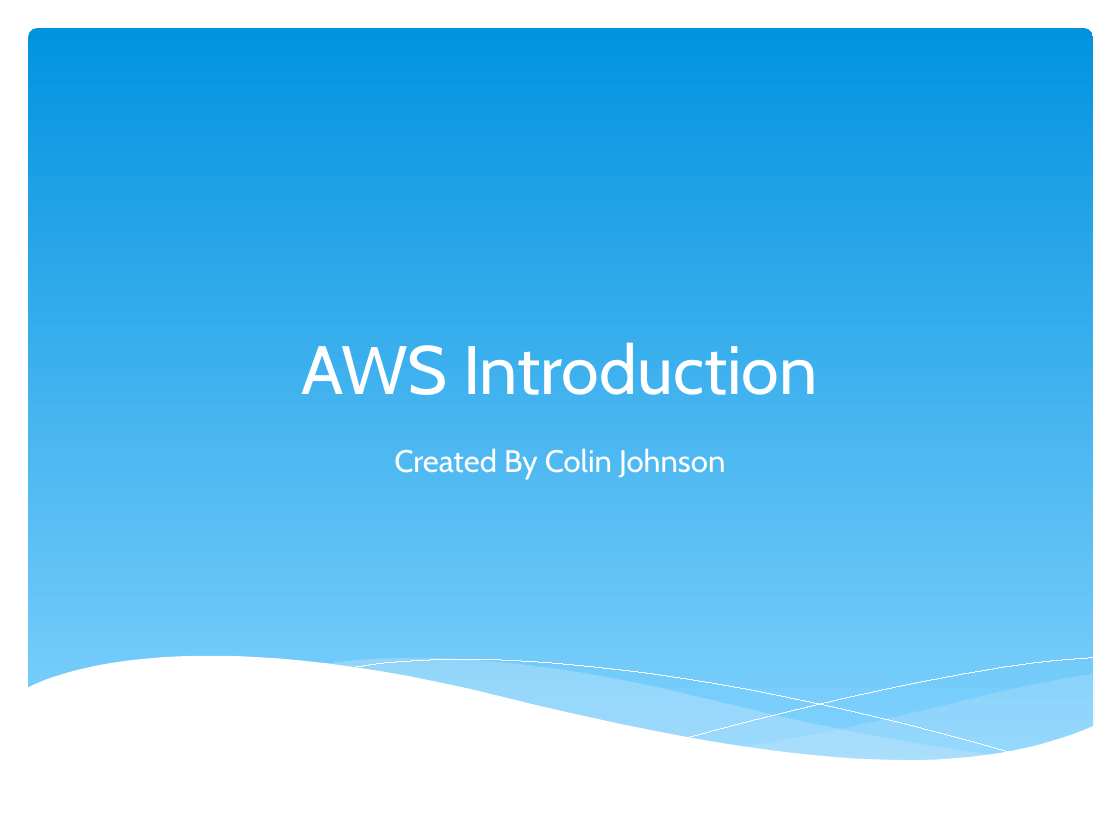
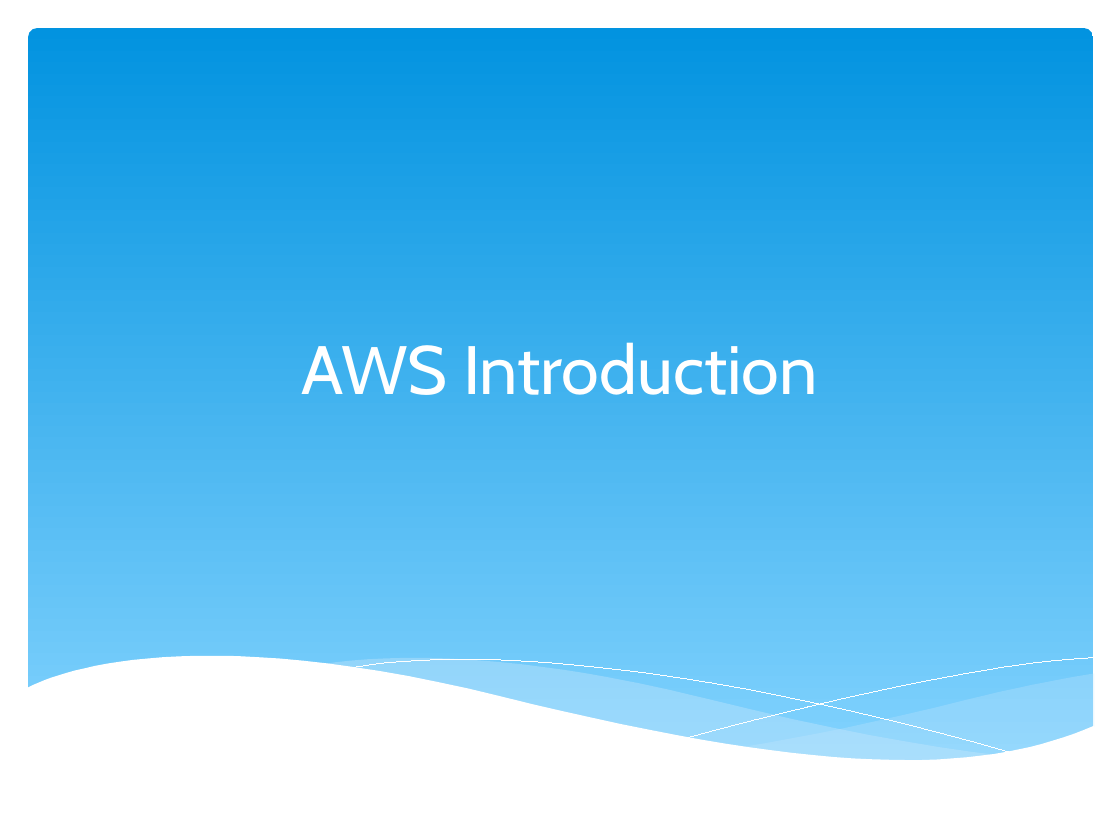
Before and after one commit to cloudavail/awstraining, a slide deck: slide 1 of aws-introduction/aws-introduction.pptx. Drawn at 1120x840 pixels with LibreOffice and Linux fonts; fonts in the diff are those of the drawing; background and template pictures are left out. Boxes give left, top, right and bottom in pixels: in the first picture for what was removed or moved away, otherwise in the second. Text is boxed around its words. In the diff, an @@ line names an element or a change of style, - is before the commit and + after.

```diff
--- a/aws-introduction/aws-introduction.pptx
+++ b/aws-introduction/aws-introduction.pptx
@@ subtitle removed at <box>394,448,725,479</box> @@
-Created By Colin Johnson
```
Also in this commit, not shown: 1 other slide changed, 10 other files.
